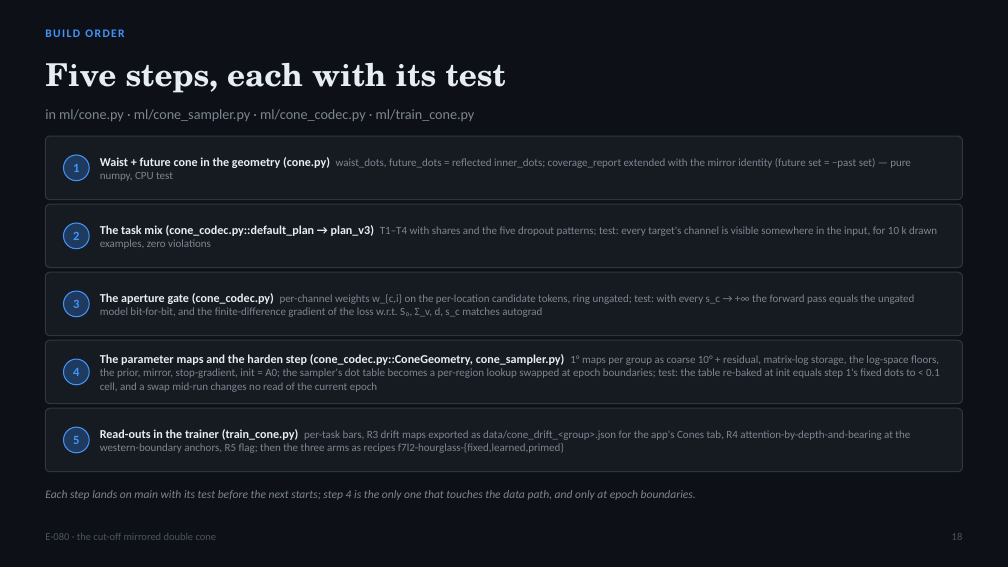
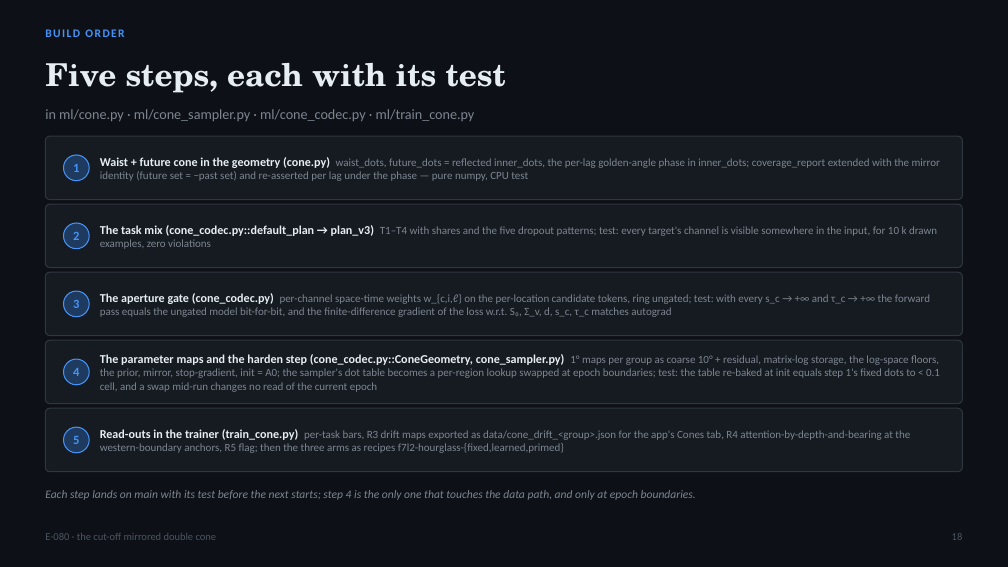
Before and after one commit to blauewelt/earth, a slide deck: slide 18 of ml/plans/E080_hourglass_cone_deck.pptx. Drawn at 1008x567 pixels with LibreOffice and Linux fonts; fonts in the diff are those of the drawing. Boxes give left, top, right and bottom in pixels: in the first picture for what was removed or moved away, otherwise in the second. Text is boxed around its words. In the diff, an @@ line names an element or a change of style, - is before the commit and + after.

```diff
--- a/ml/plans/E080_hourglass_cone_deck.pptx
+++ b/ml/plans/E080_hourglass_cone_deck.pptx
@@ text at [100,157,940,181]: text changed @@
-Waist + future cone in the geometry (cone.py) waist_dots, future_dots = reflected inner_dots; coverage_report extended with the mirror identity (future set = −past set) — pure numpy, CPU test
+Waist + future cone in the geometry (cone.py) waist_dots, future_dots = reflected inner_dots, the per-lag golden-angle phase in inner_dots; coverage_report extended with the mirror identity (future set = −past set) and re-asserted per lag under the phase — pure numpy, CPU test
@@ text at [100,293,930,317]: text changed @@
-The aperture gate (cone_codec.py) per-channel weights w_{c,i} on the per-location candidate tokens, ring ungated; test: with every s_c → +∞ the forward pass equals the ungated model bit-for-bit, and the finite-difference gradient of the loss w.r.t. S₀, Σ_v, d, s_c matches autograd
+The aperture gate (cone_codec.py) per-channel space-time weights w_{c,i,ℓ} on the per-location candidate tokens, ring ungated; test: with every s_c → +∞ and τ_c → +∞ the forward pass equals the ungated model bit-for-bit, and the finite-difference gradient of the loss w.r.t. S₀, Σ_v, d, s_c, τ_c matches autograd
```
Also in this commit, not shown: 6 other slides changed, 17 other files.
